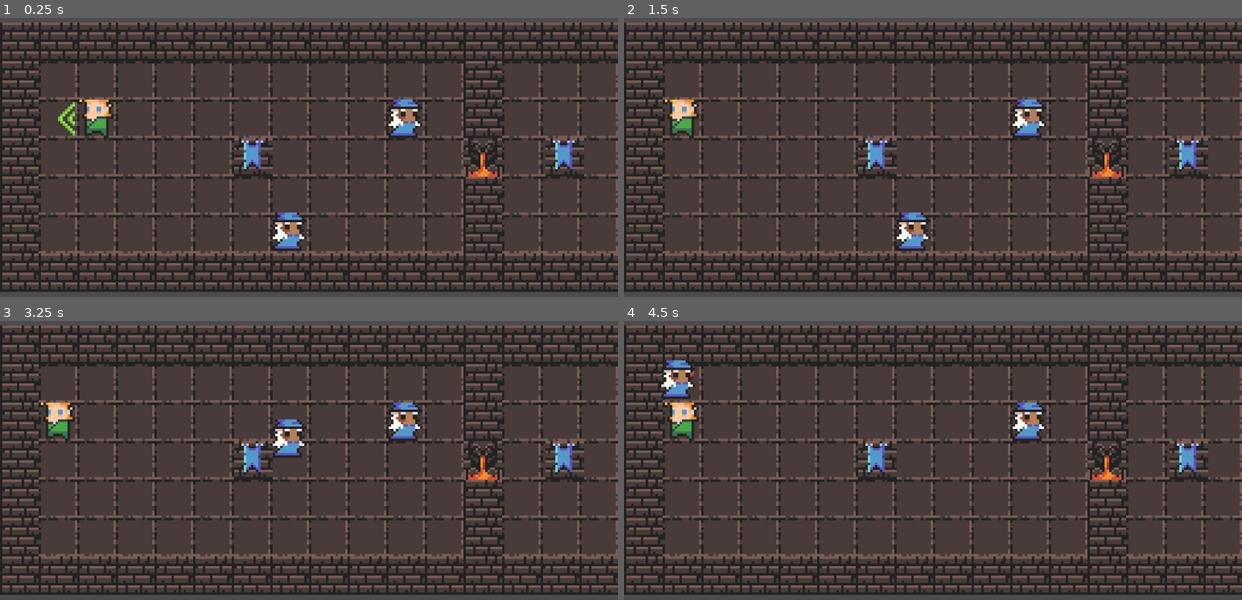
Above: before the commit, frames 1-4 (two rows, left to right).
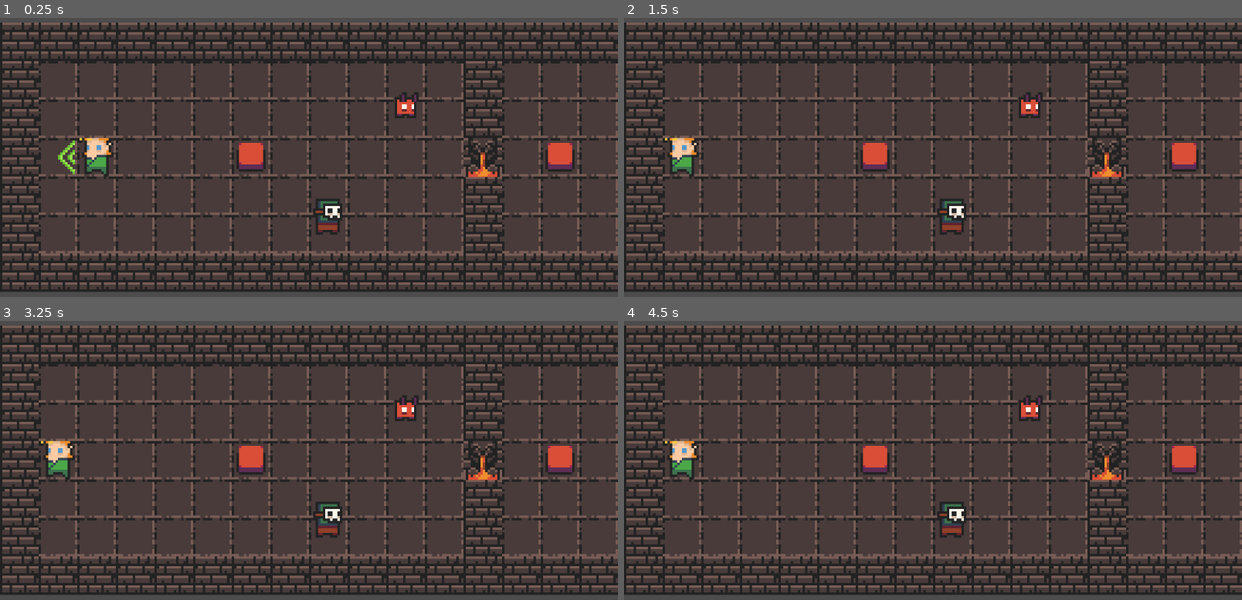
Above: after the commit, the same moments.

Repository: epicfarmer/gmtk2023
Game: Godot game, scene res://test.tscn
Two runs of this game, one before a commit and one after it. Both use one fixed random seed, a clock stepped at 60 frames per second and the inputs below.
Inputs (mouse positions are in pixels of both pictures, inside the frame that each line leads up to):
- Up to frame 1 (0.25 s): no input
- Up to frame 2 (1.5 s): tap Enter at 0.5 s; move the mouse to (1068, 146) at 0.52 s; hold D (right) 0.53-1.28 s; click (1068, 146) at 0.67 s; move the mouse to (809, 182) at 1.27 s; hold S (down) from 1.28 s (still down)
- Up to frame 3 (3.25 s): tap Space at 2 s; move the mouse to (370, 387) at 2.02 s; release S (down) at 2.03 s; hold D (right) 2.03-2.78 s; tap Enter at 2.75 s; move the mouse to (278, 538) at 2.77 s; hold W (up) from 2.78 s (still down); click (278, 538) at 2.92 s
- Up to frame 4 (4.5 s): move the mouse to (1118, 521) at 3.52 s; release W (up) at 3.53 s; hold A (left) from 3.53 s (still down); move the mouse to (747, 413) at 4.27 s

The runs differ from the first frame. In frame 1, 4.5% of the frame differs, in the area x 9-95%, y 26-84%; in frame 2, 4.2%; in frame 3, 4.2%; in frame 4, 4.2%.

Commit message:
Added sprite direction changes to monster class, adjusted collision and hitboxes slightly, changed placeholder monster and switch sprites.

Diff:
--- a/RunAwayMonster.tscn
+++ b/RunAwayMonster.tscn
@@ -1,6 +1,17 @@
-[gd_scene load_steps=2 format=2]
+[gd_scene load_steps=3 format=2]
 
 [ext_resource path="res://monster.tscn" type="PackedScene" id=1]
 
+[sub_resource type="CircleShape2D" id=1]
+radius = 7.38974
+
 [node name="RunAwayMonster" instance=ExtResource( 1 )]
 direction_bias = Vector2( -1, -1 )
+
+[node name="CollisionShape2D" parent="." index="0"]
+position = Vector2( 0, -1 )
+shape = SubResource( 1 )
+
+[node name="Sprite" parent="." index="1"]
+position = Vector2( -1.334, -7.833 )
+frame = 346
--- a/RunTowardsMonster.tscn
+++ b/RunTowardsMonster.tscn
@@ -1,5 +1,19 @@
-[gd_scene load_steps=2 format=2]
+[gd_scene load_steps=3 format=2]
 
 [ext_resource path="res://monster.tscn" type="PackedScene" id=1]
 
+[sub_resource type="CircleShape2D" id=1]
+radius = 7.54281
+
 [node name="Monster" instance=ExtResource( 1 )]
+
+[node name="CollisionShape2D" parent="." index="0"]
+shape = SubResource( 1 )
+
+[node name="Sprite" parent="." index="1"]
+position = Vector2( -0.5, -8 )
+scale = Vector2( 0.981419, 0.981419 )
+frame = 154
+
+[node name="CollisionShape2D" parent="Hurtbox" index="0"]
+position = Vector2( 0.0848549, -5.59559 )
--- a/Switch.tscn
+++ b/Switch.tscn
@@ -12,7 +12,7 @@
 texture = ExtResource( 1 )
 hframes = 32
 vframes = 32
-frame = 66
+frame = 417
 
 [node name="SwitchBox" type="CollisionShape2D" parent="."]
 scale = Vector2( 0.8, 0.8 )
--- a/monster.tscn
+++ b/monster.tscn
@@ -3,11 +3,12 @@
 [ext_resource path="res://scripts/monster.gd" type="Script" id=1]
 [ext_resource path="res://images/0x72_DungeonTilesetII_v1.6.png" type="Texture" id=2]
 
-[sub_resource type="RectangleShape2D" id=4]
-extents = Vector2( 8, 8 )
+[sub_resource type="RectangleShape2D" id=1]
+extents = Vector2( 7.20856, 5.50622 )
 
-[sub_resource type="RectangleShape2D" id=5]
-extents = Vector2( 8, 8 )
+[sub_resource type="CapsuleShape2D" id=2]
+radius = 6.13705
+height = 2.71918
 
 [node name="Monster" type="KinematicBody2D" groups=["Monsters"]]
 collision_layer = 6
@@ -15,10 +16,10 @@
 script = ExtResource( 1 )
 
 [node name="CollisionShape2D" type="CollisionShape2D" parent="."]
-scale = Vector2( 0.8, 0.8 )
-shape = SubResource( 4 )
+shape = SubResource( 1 )
 
 [node name="Sprite" type="Sprite" parent="."]
+position = Vector2( -0.334, -7.833 )
 texture = ExtResource( 2 )
 hframes = 32
 vframes = 32
@@ -29,6 +30,7 @@
 collision_mask = 0
 
 [node name="CollisionShape2D" type="CollisionShape2D" parent="Hurtbox"]
-shape = SubResource( 5 )
+position = Vector2( -0.082, -7.431 )
+shape = SubResource( 2 )
 
 [connection signal="area_entered" from="Hurtbox" to="." method="_on_Hurtbox_area_entered"]
--- a/project.godot
+++ b/project.godot
@@ -7,6 +7,10 @@
 ;   param=value ; assign values to parameters
 
 config_version=4
+
+_global_script_classes=[  ]
+_global_script_class_icons={
+}
 
 [application]
 
@@ -20,7 +24,7 @@
 
 [editor_plugins]
 
-enabled=PoolStringArray( "res://addons/AsepriteWizard/plugin.cfg" )
+enabled=PoolStringArray(  )
 
 [global]
 
@@ -58,22 +62,26 @@
 
 up={
 "deadzone": 0.5,
-"events": [ Object(InputEventKey,"resource_local_to_scene":false,"resource_name":"","device":0,"alt":false,"shift":false,"control":false,"meta":false,"command":false,"pressed":false,"scancode":0,"physical_scancode":87,"unicode":0,"echo":false,"script":null)
+"events": [ Object(InputEventKey,"resource_local_to_scene":false,"resource_name":"","device":0,"alt":false,"shift":false,"control":false,"meta":false,"command":false,"pressed":false,"scancode":0,"physical_scancode":16777232,"unicode":0,"echo":false,"script":null)
+, Object(InputEventKey,"resource_local_to_scene":false,"resource_name":"","device":0,"alt":false,"shift":false,"control":false,"meta":false,"command":false,"pressed":false,"scancode":0,"physical_scancode":87,"unicode":0,"echo":false,"script":null)
  ]
 }
 down={
 "deadzone": 0.5,
-"events": [ Object(InputEventKey,"resource_local_to_scene":false,"resource_name":"","device":0,"alt":false,"shift":false,"control":false,"meta":false,"command":false,"pressed":false,"scancode":0,"physical_scancode":83,"unicode":0,"echo":false,"script":null)
+"events": [ Object(InputEventKey,"resource_local_to_scene":false,"resource_name":"","device":0,"alt":false,"shift":false,"control":false,"meta":false,"command":false,"pressed":false,"scancode":0,"physical_scancode":16777234,"unicode":0,"echo":false,"script":null)
+, Object(InputEventKey,"resource_local_to_scene":false,"resource_name":"","device":0,"alt":false,"shift":false,"control":false,"meta":false,"command":false,"pressed":false,"scancode":0,"physical_scancode":83,"unicode":0,"echo":false,"script":null)
  ]
 }
 left={
 "deadzone": 0.5,
-"events": [ Object(InputEventKey,"resource_local_to_scene":false,"resource_name":"","device":0,"alt":false,"shift":false,"control":false,"meta":false,"command":false,"pressed":false,"scancode":0,"physical_scancode":65,"unicode":0,"echo":false,"script":null)
+"events": [ Object(InputEventKey,"resource_local_to_scene":false,"resource_name":"","device":0,"alt":false,"shift":false,"control":false,"meta":false,"command":false,"pressed":false,"scancode":0,"physical_scancode":16777231,"unicode":0,"echo":false,"script":null)
+, Object(InputEventKey,"resource_local_to_scene":false,"resource_name":"","device":0,"alt":false,"shift":false,"control":false,"meta":false,"command":false,"pressed":false,"scancode":0,"physical_scancode":65,"unicode":0,"echo":false,"script":null)
  ]
 }
 right={
 "deadzone": 0.5,
-"events": [ Object(InputEventKey,"resource_local_to_scene":false,"resource_name":"","device":0,"alt":false,"shift":false,"control":false,"meta":false,"command":false,"pressed":false,"scancode":0,"physical_scancode":68,"unicode":0,"echo":false,"script":null)
+"events": [ Object(InputEventKey,"resource_local_to_scene":false,"resource_name":"","device":0,"alt":false,"shift":false,"control":false,"meta":false,"command":false,"pressed":false,"scancode":0,"physical_scancode":16777233,"unicode":0,"echo":false,"script":null)
+, Object(InputEventKey,"resource_local_to_scene":false,"resource_name":"","device":0,"alt":false,"shift":false,"control":false,"meta":false,"command":false,"pressed":false,"scancode":0,"physical_scancode":68,"unicode":0,"echo":false,"script":null)
  ]
 }
 
--- a/scripts/monster.gd
+++ b/scripts/monster.gd
@@ -2,9 +2,10 @@
 
 export var direction_bias = Vector2(1,1)
 
-var speed = 10  # speed in squares/sec
+var speed = 5  # speed in squares/sec
 var velocity = Vector2.ZERO
 var input = Vector2.ZERO
+onready var sprite = $Sprite
 # goin to use these to determine animation state, etc.
 enum control_states {UNCONTROLLED, CONTROLLED}
 export var current_state = control_states.UNCONTROLLED
@@ -58,9 +59,16 @@
 	# Make sure diagonal movement isn't faster
 	velocity = input.normalized() * speed * grid_size
 
+func set_sprite_direction(d):
+	if abs(d.x) > 0:
+		if d.x > 0:
+			sprite.set_flip_h(false)
+		if d.x < 0:
+			sprite.set_flip_h(true)
+
 func _physics_process(_delta):
 	velocity = move_and_slide(velocity)
-
+	set_sprite_direction(input)
 
 func _on_Hurtbox_area_entered(area):
 	if selected_by != null:
--- a/test.tscn
+++ b/test.tscn
@@ -8,13 +8,13 @@
 [ext_resource path="res://Switch.tscn" type="PackedScene" id=6]
 [ext_resource path="res://RunAwayMonster.tscn" type="PackedScene" id=7]
 
+[sub_resource type="ConvexPolygonShape2D" id=1]
+points = PoolVector2Array( 16, 16, 0, 16, 0, 0, 16, 0 )
+
 [sub_resource type="ConvexPolygonShape2D" id=2]
 points = PoolVector2Array( 16, 16, 0, 16, 0, 0, 16, 0 )
 
-[sub_resource type="ConvexPolygonShape2D" id=3]
-points = PoolVector2Array( 16, 16, 0, 16, 0, 0, 16, 0 )
-
-[sub_resource type="TileSet" id=1]
+[sub_resource type="TileSet" id=3]
 0/name = "0x72_DungeonTilesetII_v1.6.png 0"
 0/texture = ExtResource( 1 )
 0/tex_offset = Vector2( 0, 0 )
@@ -368,22 +368,23 @@
 position = Vector2( 64, 16 )
 
 [node name="Switch" parent="DoorAndSwitch" instance=ExtResource( 6 )]
-position = Vector2( 41, 56 )
+position = Vector2( 40, 56 )
 
 [node name="DoorAndSwitch2" parent="." instance=ExtResource( 2 )]
 position = Vector2( 160, 16 )
 
 [node name="Switch" parent="DoorAndSwitch2" instance=ExtResource( 6 )]
-position = Vector2( 74, 56 )
+position = Vector2( 72, 56 )
 
 [node name="PlayerController" parent="." instance=ExtResource( 5 )]
 
 [node name="hero" parent="." instance=ExtResource( 4 )]
+position = Vector2( 40, 72 )
 
 [node name="Camera2D" type="Camera2D" parent="."]
 
 [node name="RunAwayMonster" parent="." instance=ExtResource( 7 )]
-position = Vector2( 120, 103 )
+position = Vector2( 136, 104 )
 
 [node name="Monster" parent="." instance=ExtResource( 3 )]
 position = Vector2( 168, 56 )
Not shown: 3 places in test.tscn that only renumber resources
